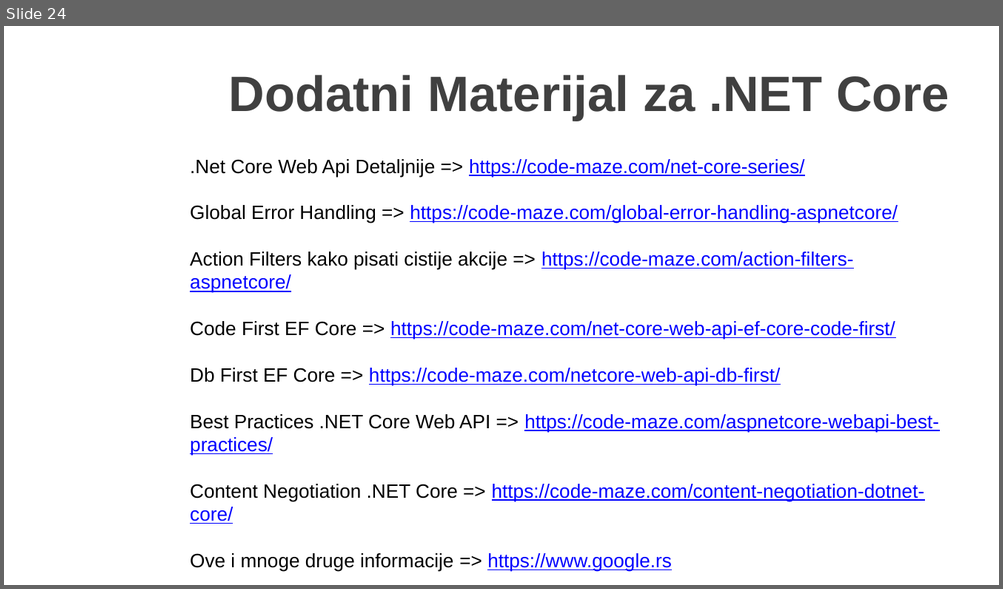
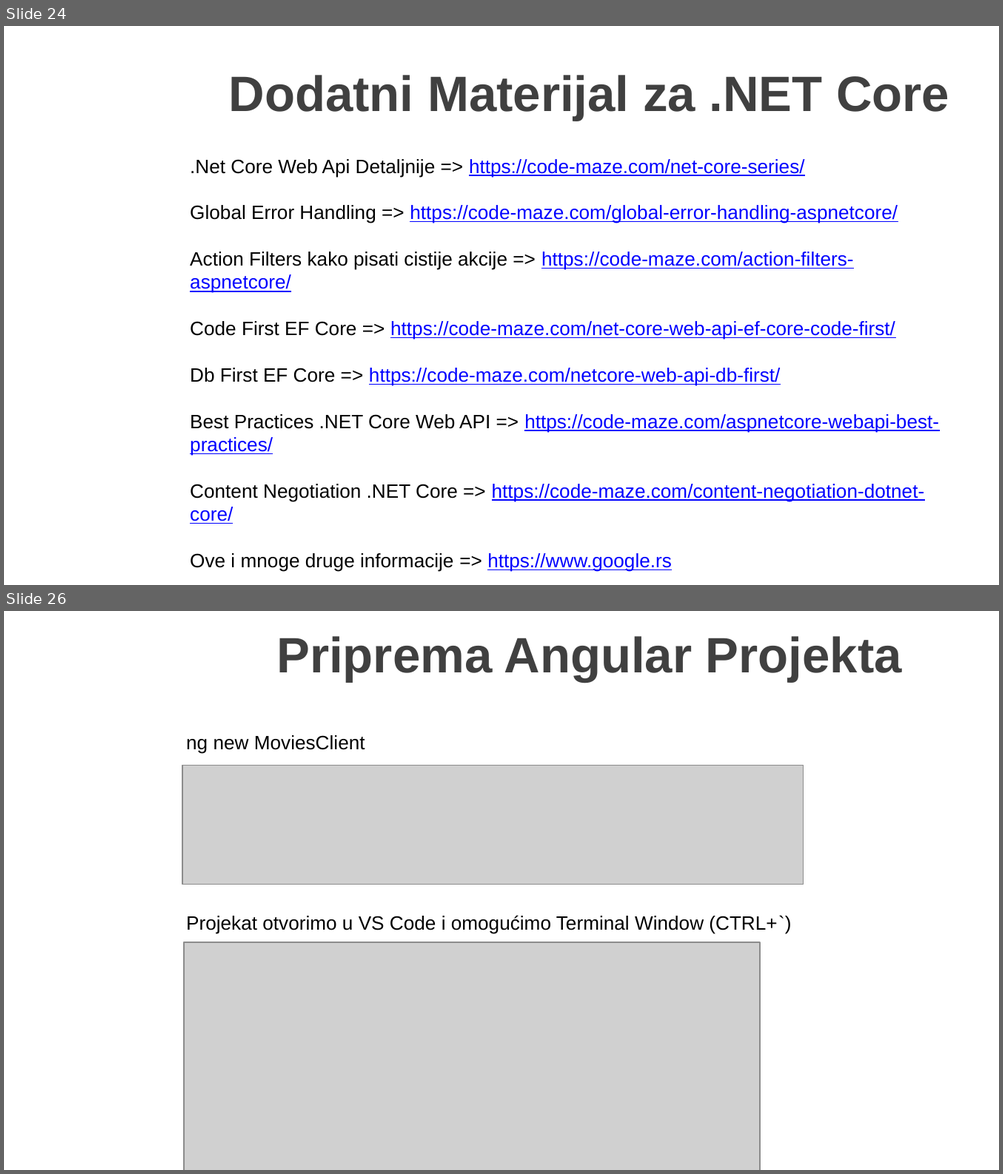
Before and after one commit to MarinkoSpasojevic/predavanje-netcore-angular, a slide deck: .NET Core i Angular Web Dev.pptx. Shown one above the other, each under a label of ours: slide 24 before the commit, slides 24 and 26 after it; the slides between them are not shown. The pictures are 1003x589 and 1003x1174 pixels, drawn with LibreOffice and Linux fonts; fonts in the diff are those of the drawing; grey boxes stand for pictures; background and template pictures are left out. Boxes give left, top, right and bottom in pixels: in the first picture for what was removed or moved away, otherwise in the second. Text is boxed around its words. In the diff, an @@ line names an element or a change of style, - is before the commit and + after.

Commit message:
Angular project created, with Home component

```diff
--- a/.NET Core i Angular Web Dev.pptx
+++ b/.NET Core i Angular Web Dev.pptx
@@ slide 26 added at (4,611,999,1170), background picture (left out) @@
@@ title added at (276,636,902,682), 36 pt, text #404040, bold @@
+Priprema Angular Projekta
@@ text added at (186,735,365,754), 14 pt, text #000000 @@
+ng new MoviesClient
@@ picture added at (182,765,802,885) @@
@@ text added at (186,915,791,934), 14 pt, text #000000 @@
+Projekat otvorimo u VS Code i omogućimo Terminal Window (CTRL+`)
@@ picture added at (184,943,760,1170) @@
```
Also in this commit, not shown: 11 other slides added, 39 other files.
